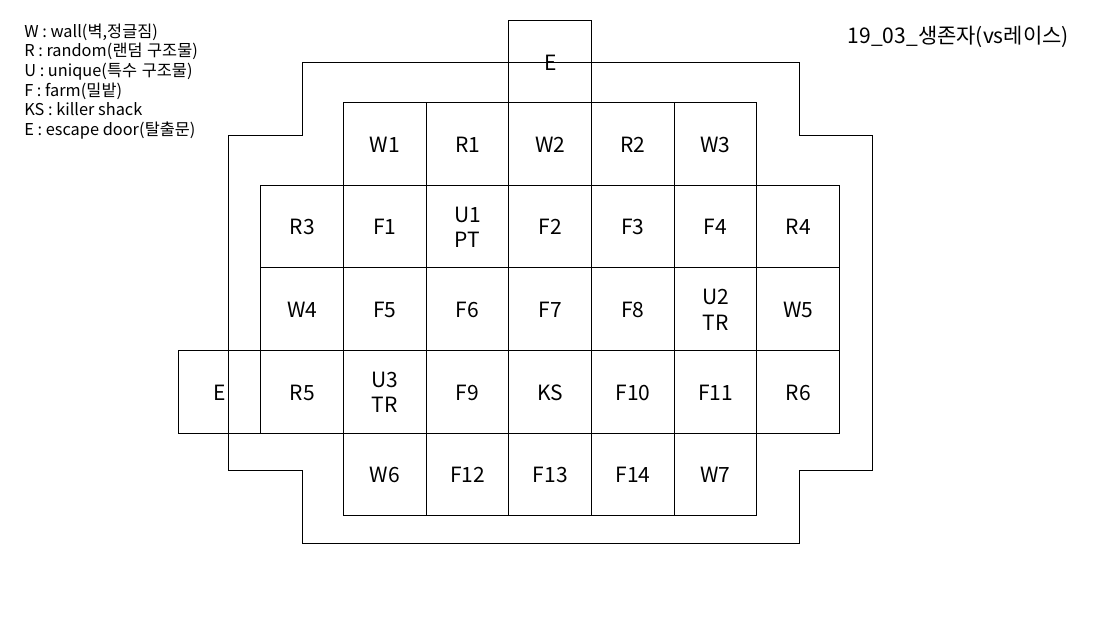
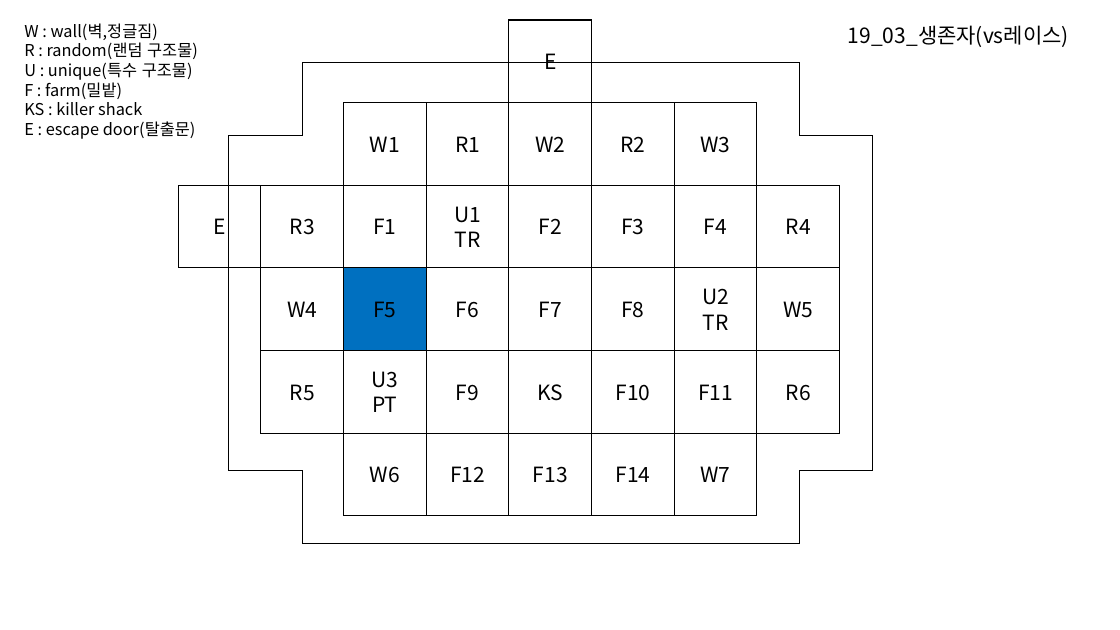
Before and after one commit to Bumizi/Thesis, a slide deck: slide 1 of DBD 분석/맵 분석/3. 콜드윈드 농장(★)/3. 썩은 들판(★)/19_03_생존자(vs레이스).pptx. Drawn at 1120x630 pixels with LibreOffice and Linux fonts; fonts in the diff are those of the drawing. Boxes give left, top, right and bottom in pixels: in the first picture for what was removed or moved away, otherwise in the second. Text is boxed around its words. In the diff, an @@ line names an element or a change of style, - is before the commit and + after.

```diff
--- a/DBD 분석/맵 분석/3. 콜드윈드 농장(★)/3. 썩은 들판(★)/19_03_생존자(vs레이스).pptx
+++ b/DBD 분석/맵 분석/3. 콜드윈드 농장(★)/3. 썩은 들판(★)/19_03_생존자(vs레이스).pptx
@@ rectangle "E": place and size @@
-rectangle "E" at <box>178,350,260,433</box>
+rectangle "E" at <box>178,185,260,267</box>
@@ text in rectangle at <box>454,206,481,247</box>: text changed @@
-U1
-PT
+U1
+TR
@@ rectangle "F5" at <box>344,268,426,350</box>: fill none to #0070C0 @@
@@ text in rectangle at <box>371,371,398,412</box>: text changed @@
-U3
-TR
+U3
+PT
```
Also in this commit, not shown: 1 other slide changed, 19 slides added, 4 other files.
